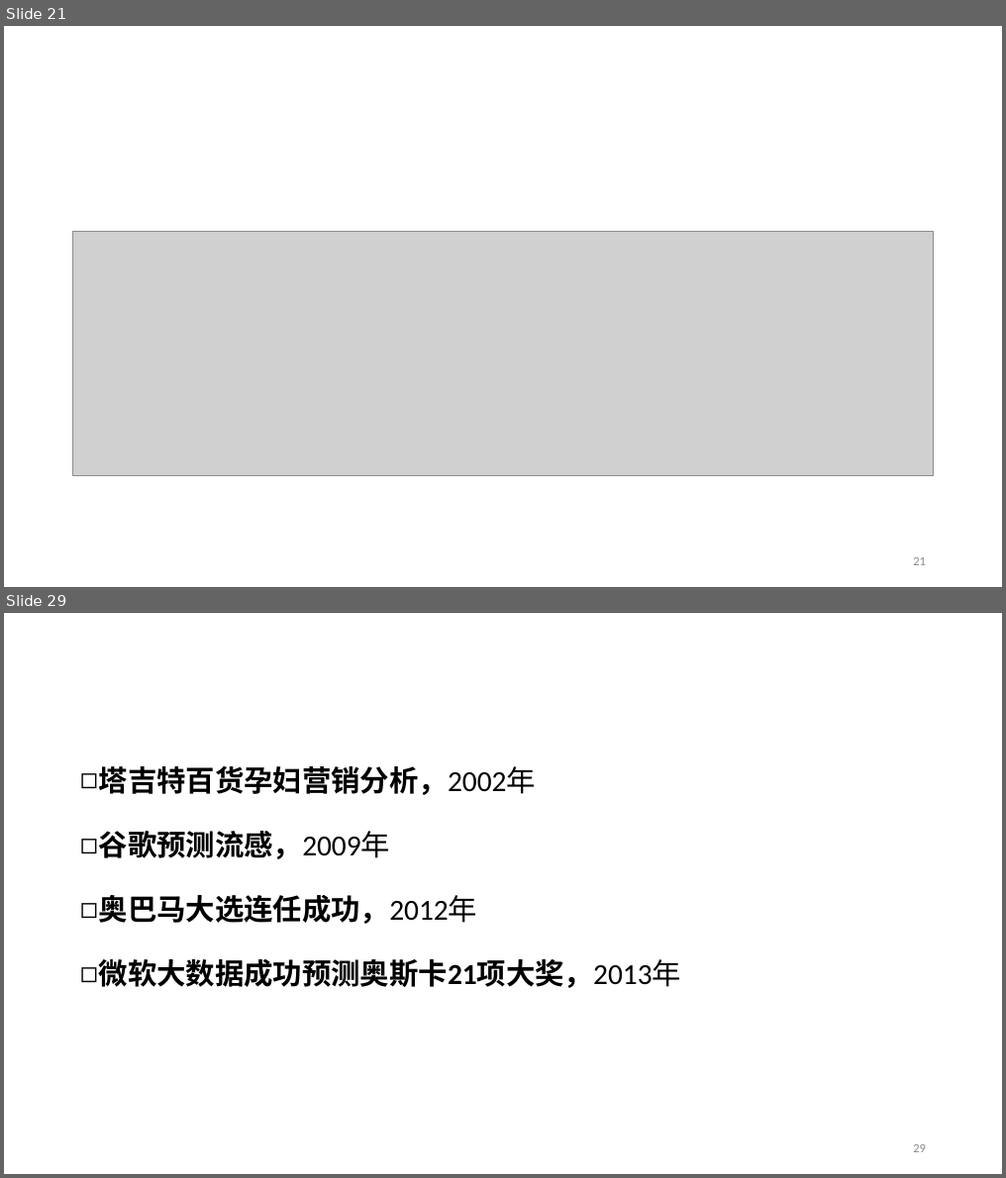
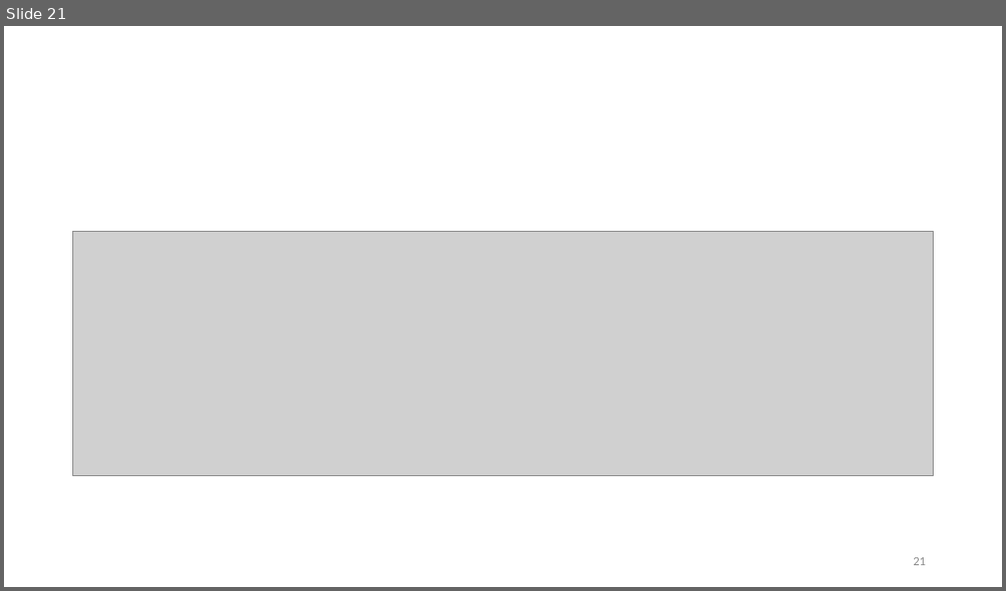
Before and after one commit to prm10/paper, a slide deck: presentation/big data.pptx. Shown one above the other, each under a label of ours: slides 21 and 29 before the commit, slide 21 after it; the slides between them are not shown. The pictures are 1006x1178 and 1006x591 pixels, drawn with LibreOffice and Linux fonts; fonts in the diff are those of the drawing; grey boxes stand for pictures. Boxes give left, top, right and bottom in pixels: in the first picture for what was removed or moved away, otherwise in the second. Text is boxed around its words. In the diff, an @@ line names an element or a change of style, - is before the commit and + after.

```diff
--- a/presentation/big data.pptx
+++ b/presentation/big data.pptx
@@ slide 29 removed at <box>4,613,1002,1174</box>, background #FFFFFF @@
@@ text removed at <box>99,766,681,988</box> @@
-◻ 塔吉特百货孕妇营销分析，2002年
-◻ 谷歌预测流感，2009年
-◻ 奥巴马大选连任成功，2012年
-◻ 微软大数据成功预测奥斯卡21项大奖，2013年
@@ page number removed at <box>913,1145,926,1153</box> @@
-29
```
Also in this commit, not shown: 12 slides changed, 2 slides added.
